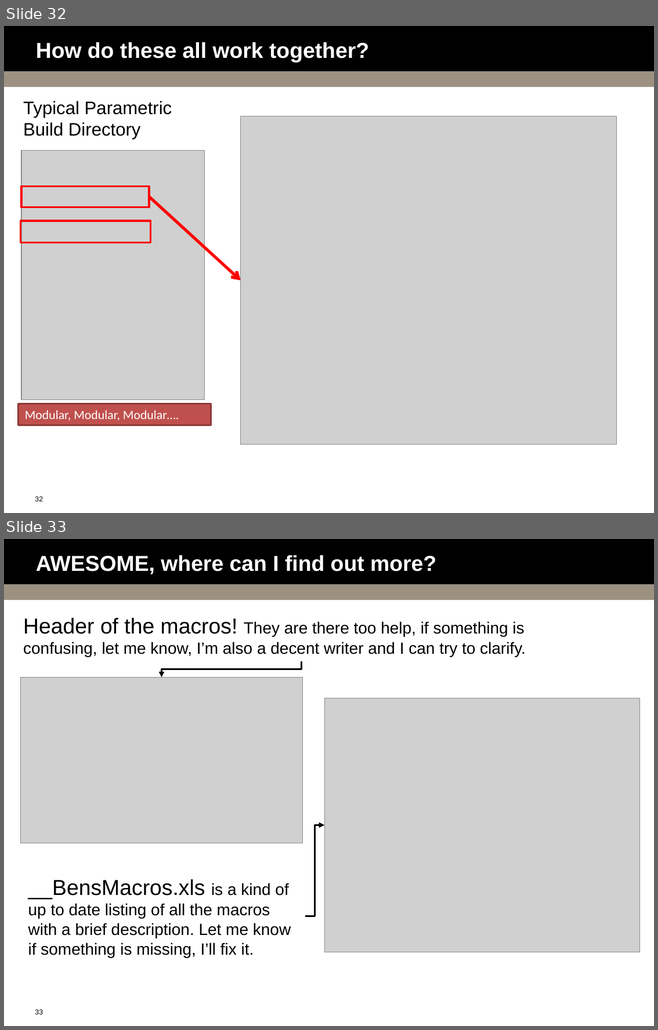
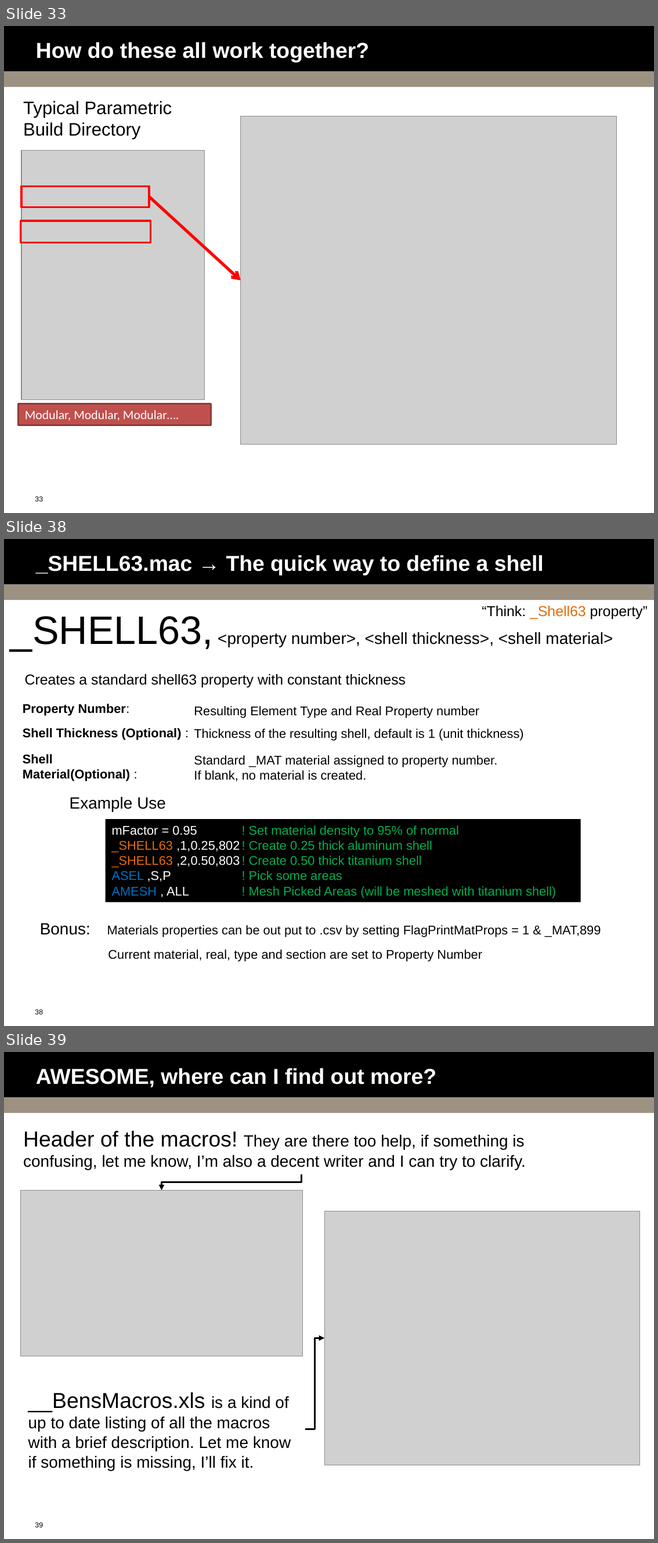
Before and after one commit to bguest/ansys-macros, a slide deck: Macro-Mania.pptx. Shown one above the other, each under a label of ours: slides 32 and 33 before the commit, slides 33, 38 and 39 after it; the slides between them are not shown. The pictures are 658x1030 and 658x1543 pixels, drawn with LibreOffice and Linux fonts; fonts in the diff are those of the drawing; grey boxes stand for pictures; background and template pictures are left out. Boxes give left, top, right and bottom in pixels: in the first picture for what was removed or moved away, otherwise in the second. Text is boxed around its words. In the diff, an @@ line names an element or a change of style, - is before the commit and + after.

```diff
--- a/Macro-Mania.pptx
+++ b/Macro-Mania.pptx
@@ slide 38 added at <box>4,539,654,1026</box>, background #FFFFFF; not listed: 3 template elements that a slide beside it also shows @@
@@ title added at <box>36,555,543,576</box>, 24 pt, text #FFFFFF, bold @@
+_SHELL63.mac → The quick way to define a shell
@@ text added at <box>481,606,647,619</box>, 16 pt, text #000000 @@
+“Think: _Shell63 property”
@@ text added at <box>10,616,612,652</box>, 18 pt, text #000000 @@
+_SHELL63, <property number>, <shell thickness>, <shell material>
@@ text added at <box>25,674,405,687</box>, 16 pt, text #000000 @@
+Creates a standard shell63 property with constant thickness
@@ text added at <box>23,704,130,716</box>, 14 pt, text #000000, bold @@
+Property Number:
@@ text added at <box>194,706,479,718</box>, 14 pt, text #000000 @@
+Resulting Element Type and Real Property number
@@ text added at <box>23,728,181,740</box>, 14 pt, text #000000, bold @@
+Shell Thickness (Optional) :
@@ text added at <box>194,729,524,740</box>, 14 pt, text #000000 @@
+Thickness of the resulting shell, default is 1 (unit thickness)
@@ text added at <box>23,754,130,781</box>, 14 pt, text #000000, bold @@
+Shell Material(Optional) :
@@ text added at <box>194,755,498,781</box>, 14 pt, text #000000 @@
+Standard _MAT material assigned to property number.
+If blank, no material is created.
@@ text added at <box>70,797,166,812</box>, 18 pt, text #000000 @@
+Example Use
@@ rectangle added at <box>106,819,580,902</box>, fill #000000, 14 pt, text #00B050 @@
+mFactor = 0.95 ! Set material density to 95% of normal
+_SHELL63 ,1,0.25,802 ! Create 0.25 thick aluminum shell
+_SHELL63 ,2,0.50,803 ! Create 0.50 thick titanium shell
+ASEL ,S,P ! Pick some areas
+AMESH , ALL ! Mesh Picked Areas (will be meshed with titanium shell)
@@ text added at <box>40,923,90,935</box>, 18 pt, text #000000 @@
+Bonus:
@@ text added at <box>107,925,601,937</box>, 14 pt, text #000000 @@
+Materials properties can be out put to .csv by setting FlagPrintMatProps = 1 & _MAT,899
@@ text added at <box>108,950,482,962</box>, 14 pt, text #000000 @@
+Current material, real, type and section are set to Property Number
@@ what was slide 32 is now slide 33 @@
@@ page number at <box>35,496,43,502</box>: text changed @@
-32
+33
@@ what was slide 33 is now slide 39 @@
@@ page number at <box>35,1522,43,1528</box>: text changed @@
-33
+39
```
Also in this commit, not shown: 5 other slides added, 5 other files.
